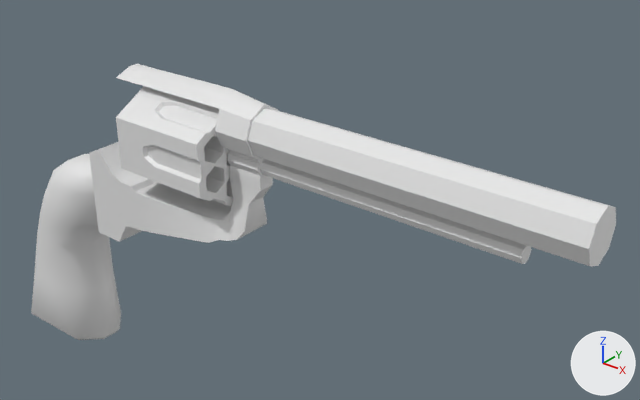
What one commit did to the Blender file Assets/Objects/Player/Weapon/Revolver/revolver_model.blend.
Both versions are drawn from a 50 mm camera at (0.741, -0.624, 0.51) aimed at (0.175, 0.083, 0.072). Lighting does not change. The marker at lower right points along +X, +Y and +Z.

The scene before the commit, as lines of its bpy script (objects in view):
```python
ob_cube = bpy.data.objects.new('Cube', me_cube_001)
ob_cube.location = (-0.182, 0.0, -0.0994)
ob_cube.scale = (0.112, 0.112, 0.112)
ob_cube_001 = bpy.data.objects.new('Cube.001', me_cube_002)
ob_cube_001.location = (0.0, 0.0, 0.0)
ob_cube_001.scale = (0.0453, 0.0453, 0.0453)
ob_cylinder = bpy.data.objects.new('Cylinder', me_cylinder)
ob_cylinder.location = (0.1963, 0.0, 0.178)
ob_cylinder.rotation_euler = (0.0, 1.571, 0.0)  # degrees (0, 90, 0)
ob_cylinder.scale = (0.0264, 0.0264, 0.0264)
ob_cylinder_007 = bpy.data.objects.new('Cylinder.007', me_cylinder_010)
ob_cylinder_007.location = (0.0067, 0.1221, 0.0035)
ob_cylinder_007.rotation_euler = (0.0, 0.0, -1.047)  # degrees (0, 0, -60)
ob_cylinder_007.scale = (0.824, -0.824, 1.02)
```
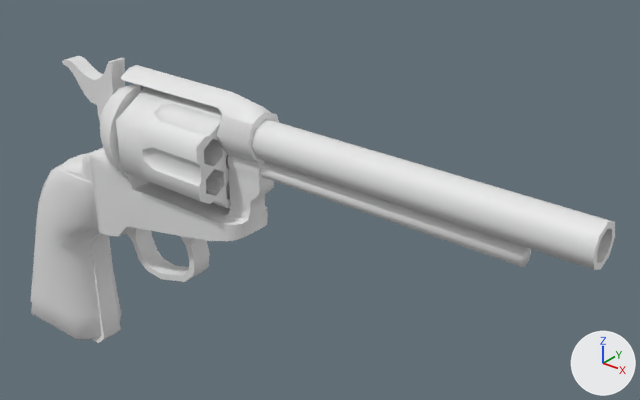
Boxes (x1, y1, x2, y2) around the edits, measured in the pictures (640 x 400 px):
'Cylinder', deleted
    before: (226, 108, 616, 266)
'barrel', added
    after: (251, 120, 615, 270)
'Cube.001', reshaped
    before: (89, 64, 278, 243)
    after: (89, 65, 279, 241)
'Cylinder.007', shading changed, moved
    before: (116, 86, 233, 206)
    after: (116, 87, 230, 209)
'axis', added
    after: (226, 155, 531, 267)
'Cube.002', added
    after: (31, 153, 210, 343)
'hammer', added
    after: (62, 56, 125, 121)

Edits to the bpy script that builds the scene:
```text
Change me_cube_002:
    used by ob_cube_001; location = (0.0, 0.0, 0.0); scale = (0.0453, 0.0453, 0.0453)
    remove me_cube_002.from_pydata(...)  # 97 vertices, 95 faces; spans x -1.72..3.76, y -0.82..0.0, z -0.08..4.75
    add me_cube_002.from_pydata(...)  # 557 vertices, 629 faces; spans x -1.72..3.76, y -1.33..0.0, z -0.09..4.68
    me_cube_002 part 1: 95 vertices removed from x -1.72..3.76, y -0.82..0.0, z -0.08..4.75; 555 vertices added at x -1.72..3.76, y -1.33..0.0, z -0.09..4.68
Change me_cylinder_010:
    where me_cylinder_010.from_pydata(...)  # 210 vertices, 210 faces; spans x -1.21..1.21, y -1.05..1.05, z -1.09..0.91
    used by ob_cylinder_007; location = (0.0067, 0.1221, 0.0035); delta_location = (0.0609, -0.122, 0.136); rotation_euler = (0.0, 0.0, -1.047), in degrees (0, 0, -60); delta_rotation_euler = (0.0, 1.571, 0.0); scale = (0.824, -0.824, 1.02); delta_scale = (0.0608, 0.0608, 0.0608)
    me_cylinder_010 part 2: edges marked sharp go from 270 to 156
Add me_cube_005:
    me_cube_005.from_pydata(...)  # 269 vertices, 280 faces; spans x -2.95..0.61, y 0.0..0.41, z -0.65..4.34
    me_cube_005.polygons.foreach_set('use_smooth', [True] * 280)
Add me_cube_004:
    me_cube_004.from_pydata(...)  # 281 vertices, 253 faces, 1 loose edge; spans x -6.36..1.8, y -0.81..0.0, z -4.46..2.27
    me_cube_004.polygons.foreach_set('use_smooth', [True] * 253)
Add me_cylinder_002:
    me_cylinder_002.from_pydata(...)  # 288 vertices, 288 faces; spans x -0.81..0.81, y -0.81..0.81, z -1.1..12.64
    me_cylinder_002.polygons.foreach_set('use_smooth', [True] * 288)
Add me_cylinder_1:
    me_cylinder_1.from_pydata(...)  # 24 vertices, 23 faces; spans x -0.36..0.36, y -0.36..0.36, z -6.49..6.49
    me_cylinder_1.polygons.foreach_set('use_smooth', [True] * 23)
Remove ob_cylinder:
    ob_cylinder = bpy.data.objects.new('Cylinder', me_cylinder)
    ob_cylinder.location = (0.1963, 0.0, 0.178)
    ob_cylinder.rotation_euler = (0.0, 1.571, 0.0)  # degrees (0, 90, 0)
    ob_cylinder.scale = (0.0264, 0.0264, 0.0264)
Change ob_cylinder_007:
    ob_cylinder_007.location: (0.0067, 0.1221, 0.0035) -> (0.0059, 0.1221, 0.0001)
Add ob_hammer:
    ob_hammer = bpy.data.objects.new('hammer', me_cube_005)
    ob_hammer.location = (-0.0544, -0.0093, 0.0732)
    ob_hammer.scale = (0.0318, 0.0465, 0.0318)
Add ob_cube_002:
    ob_cube_002 = bpy.data.objects.new('Cube.002', me_cube_004)
    ob_cube_002.location = (0.0, 0.0, 0.0)
    ob_cube_002.scale = (0.0453, 0.0453, 0.0453)
    _m = ob_cube_002.modifiers.new('Mirror', 'MIRROR')
    _m.use_axis = (False, True, False)
    _m.use_clip = True
Add ob_barrel:
    ob_barrel = bpy.data.objects.new('barrel', me_cylinder_002)
    ob_barrel.location = (0.1963, 0.0, 0.1706)
    ob_barrel.rotation_euler = (0.0, 1.571, 0.0)  # degrees (0, 90, 0)
    ob_barrel.scale = (0.0264, 0.0264, 0.0264)
Add ob_axis:
    ob_axis = bpy.data.objects.new('axis', me_cylinder_1)
    ob_axis.location = (0.2942, 0.0, 0.1377)
    ob_axis.rotation_euler = (0.0, 1.571, 0.0)  # degrees (0, 90, 0)
    ob_axis.scale = (0.0264, 0.0264, 0.0264)
```
